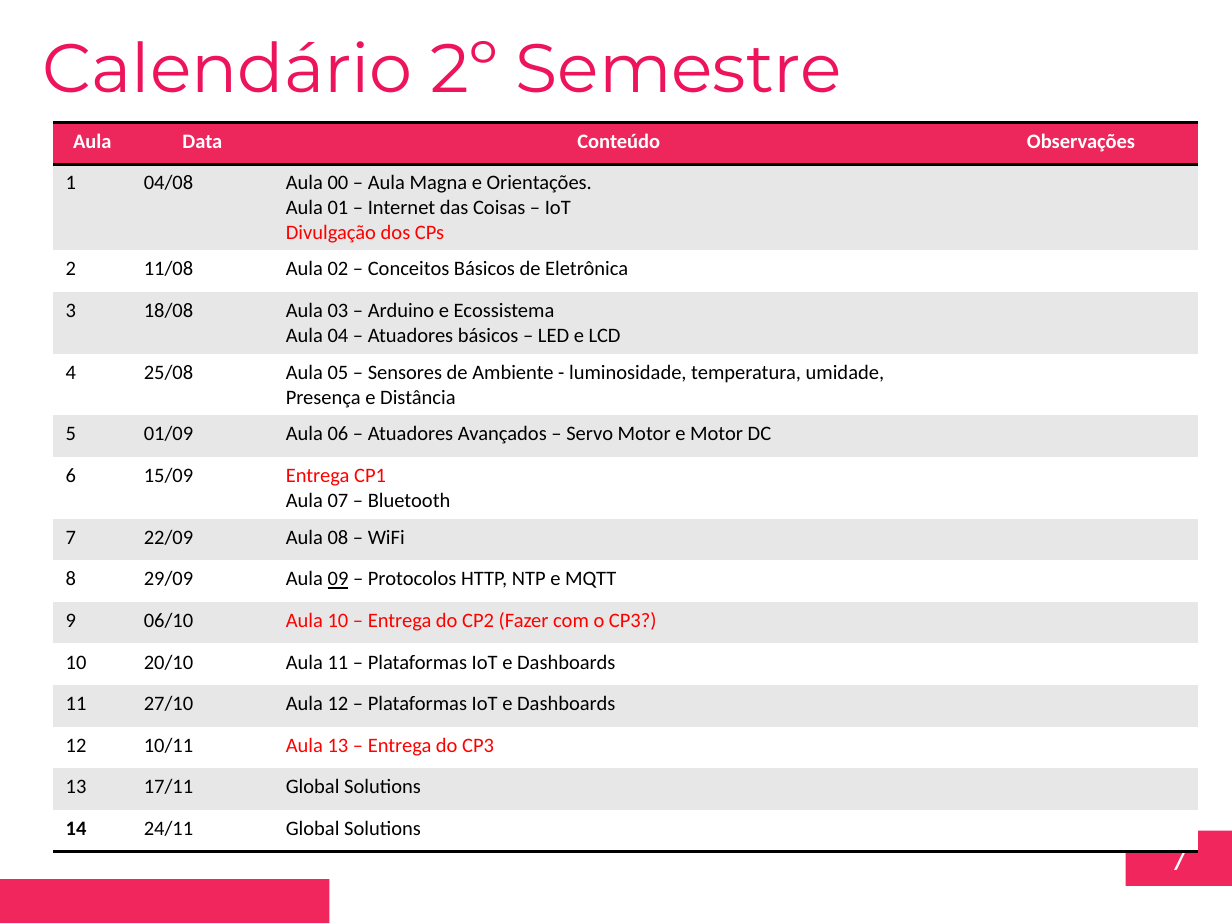
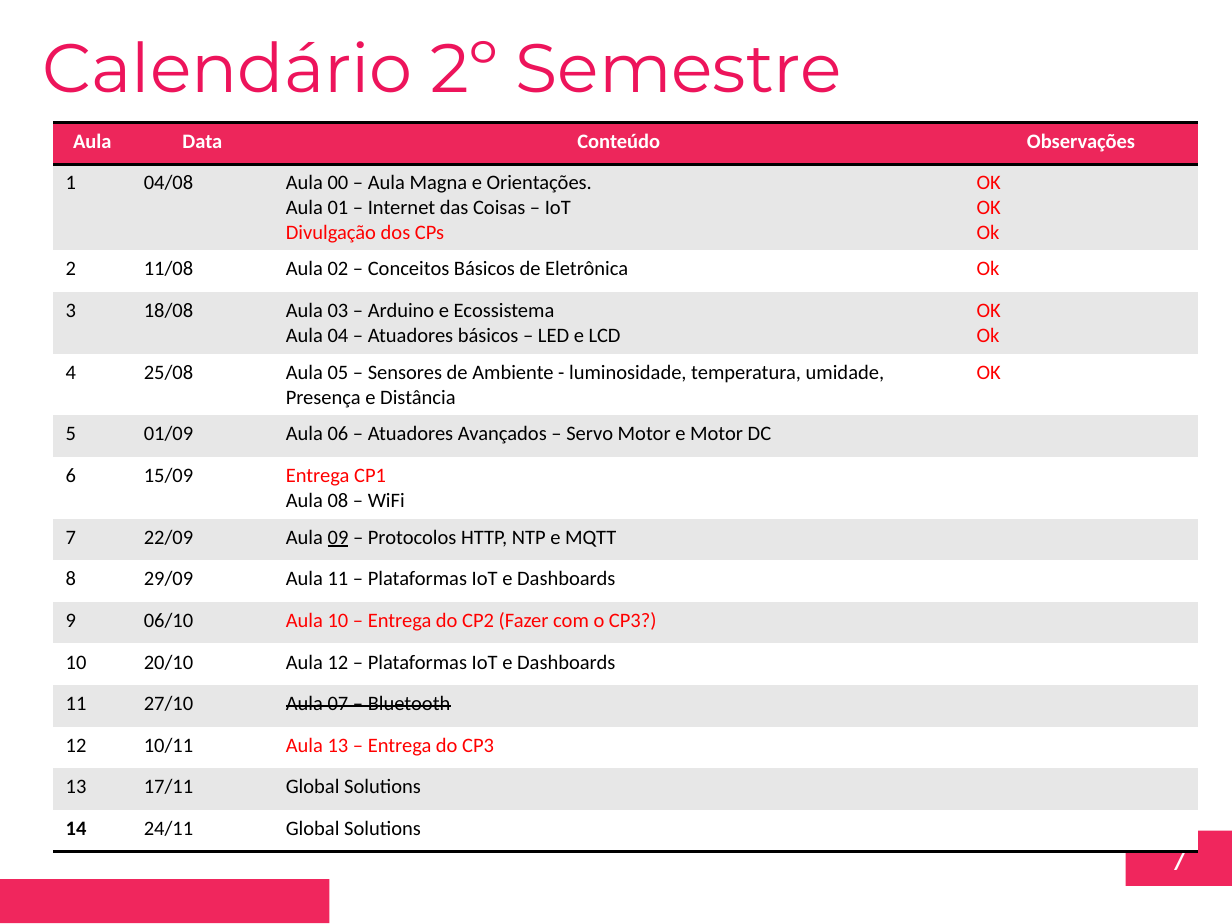
Before and after one commit to toyusan/aula-fiap-disruptive-archs, a slide deck: slide 7 of IoT/Aula 00 - Aula Magna e Orientações/Aula 00 - Aula Magna e Orientações v1.pptx. Drawn at 1232x924 pixels with LibreOffice and Linux fonts; fonts in the diff are those of the drawing; background and template pictures are left out. Boxes give left, top, right and bottom in pixels: in the first picture for what was removed or moved away, otherwise in the second. Text is boxed around its words. In the diff, an @@ line names an element or a change of style, - is before the commit and + after.

```diff
--- a/IoT/Aula 00 - Aula Magna e Orientações/Aula 00 - Aula Magna e Orientações v1.pptx
+++ b/IoT/Aula 00 - Aula Magna e Orientações/Aula 00 - Aula Magna e Orientações v1.pptx
@@ table at [53,122,1198,851] @@
-row 2, column 4: 
+row 2, column 4: OK / OK / Ok
-row 3, column 4: 
+row 3, column 4: Ok
-row 4, column 4: 
+row 4, column 4: OK / Ok
-row 5, column 4: 
+row 5, column 4: OK
-row 7, column 3: Entrega CP1 / Aula 07 – Bluetooth
+row 7, column 3: Entrega CP1 / Aula 08 – WiFi
-row 8, column 3: Aula 08 – WiFi
+row 8, column 3: Aula 09 – Protocolos HTTP, NTP e MQTT
-row 9, column 3: Aula 09 – Protocolos HTTP, NTP e MQTT
+row 9, column 3: Aula 11 – Plataformas IoT e Dashboards
-row 11, column 3: Aula 11 – Plataformas IoT e Dashboards
+row 11, column 3: Aula 12 – Plataformas IoT e Dashboards
-row 12, column 3: Aula 12 – Plataformas IoT e Dashboards
+row 12, column 3: Aula 07 – Bluetooth
```
Also in this commit, not shown: 1 other slide changed, 47 other files.
